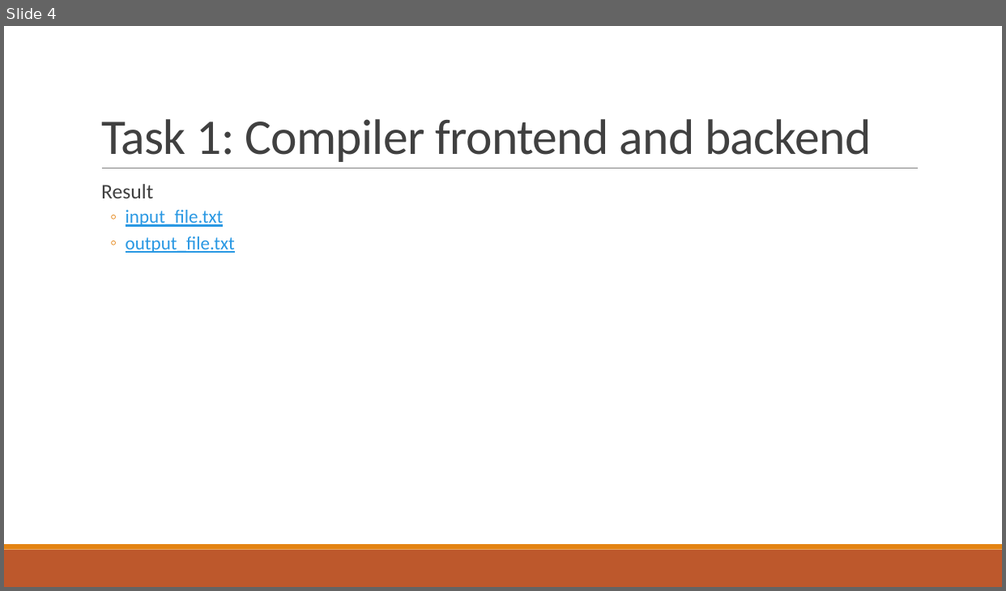
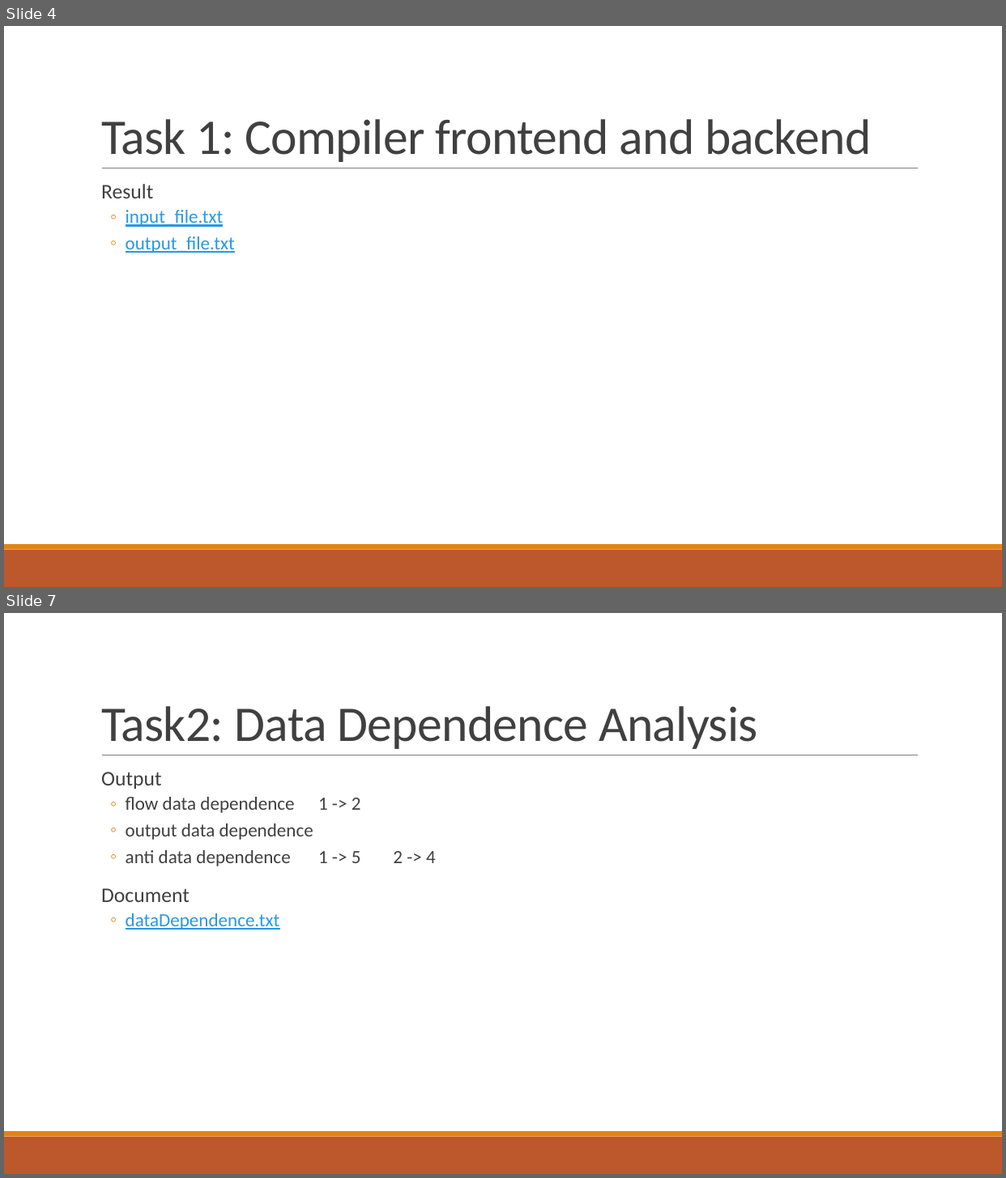
Before and after one commit to sxhmilyoyo/A_Calculator_Compiler, a slide deck: Presentation.pptx. Shown one above the other, each under a label of ours: slide 4 before the commit, slides 4 and 7 after it; the slides between them are not shown. The pictures are 1006x591 and 1006x1178 pixels, drawn with LibreOffice and Linux fonts; fonts in the diff are those of the drawing. Boxes give left, top, right and bottom in pixels: in the first picture for what was removed or moved away, otherwise in the second. Text is boxed around its words. In the diff, an @@ line names an element or a change of style, - is before the commit and + after.

Commit message:
update the presentation and add document

```diff
--- a/Presentation.pptx
+++ b/Presentation.pptx
@@ slide 7 added at (4,613,1002,1174), background #FFFFFF; not listed: 3 template elements that a slide beside it also shows @@
@@ title added at (101,706,758,749), 48 pt, text #404040 @@
+Task2: Data Dependence Analysis
@@ text added at (101,772,361,930), 18 pt, text #404040 @@
+  Output
+  ◦ flow data dependence 1 -> 2
+  ◦ output data dependence
+  ◦ anti data dependence 1 -> 5 2 -> 4
+  Document
+  ◦ dataDependence.txt
```
Also in this commit, not shown: 2 slides changed, 5 other slides added, 4 other files.
